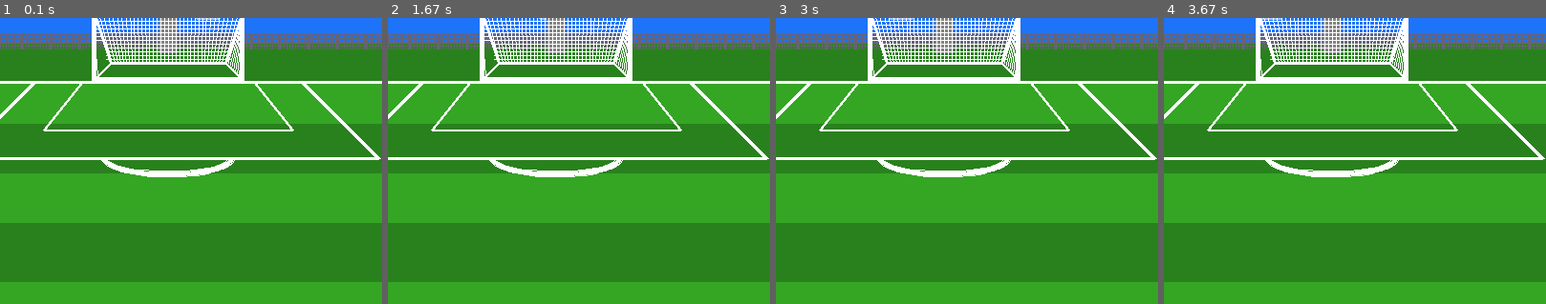
Above: before the commit, frames 1-4 (left to right).
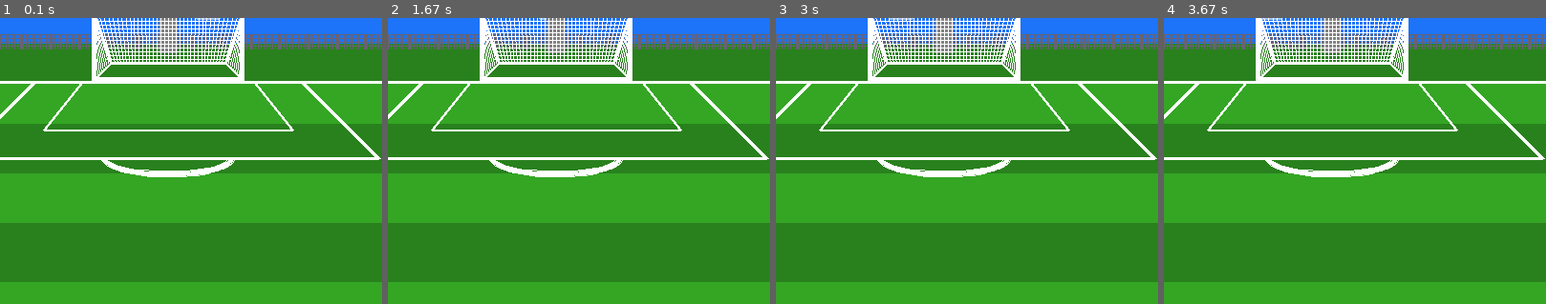
Above: after the commit, the same moments.

Repository: johoule/stuff
Game: pygame game, started from Intro to Pygame Graphics/major league soccer animation/graphics_v4.py
Two runs of this game, one before a commit and one after it. Both use one fixed random seed, a clock stepped at 60 frames per second and the inputs below.
Inputs:
- Up to frame 1 (0.1 s): no input
- Up to frame 2 (1.67 s): tap D at 0.33, 0.67 s
- Up to frame 3 (3 s): no input
- Up to frame 4 (3.67 s): no input
The pictures show only the part of the screen within x 28-78%, y 26-76%; the shares and areas given below are measured in that part.

The runs differ from the first frame. In frame 1, 0.2% of the frame differs, in the area x 25-29%, y 2-20%; in frame 2, 0.2%; in frame 3, 0.2%; in frame 4, 0.2%.

Commit message:
refactored net2 (works!)

Diff:
--- a/Intro to Pygame Graphics/major league soccer animation/graphics_v4.py
+++ b/Intro to Pygame Graphics/major league soccer animation/graphics_v4.py
@@ -241,6 +241,7 @@
     # def draw_net(x, y):
     #     pygame.draw.line(screen, WHITE, [x+5, 140], [y+3, 200], 1)
     #     pygame.draw.line(screen, WHITE, [x+4, 140], [y+3, 200], 1)
+
 
     # i = 0
     # while (i < 34):
@@ -284,11 +285,10 @@
     pygame.draw.line(screen, WHITE, [475, 140], [459, 200], 1)
 
     # net part 2
-    def draw_net2(x, y):
+    y = 216
+    for x in range (324, 338, 2):
         pygame.draw.line(screen, WHITE, [320, 140], [x+2, y-2], 1)
-
-    for i in range(8):
-        draw_net2(324, 216)
+        y -= 2
 
     # net part 2
     # pygame.draw.line(screen, WHITE, [320, 140], [324, 216], 1)
